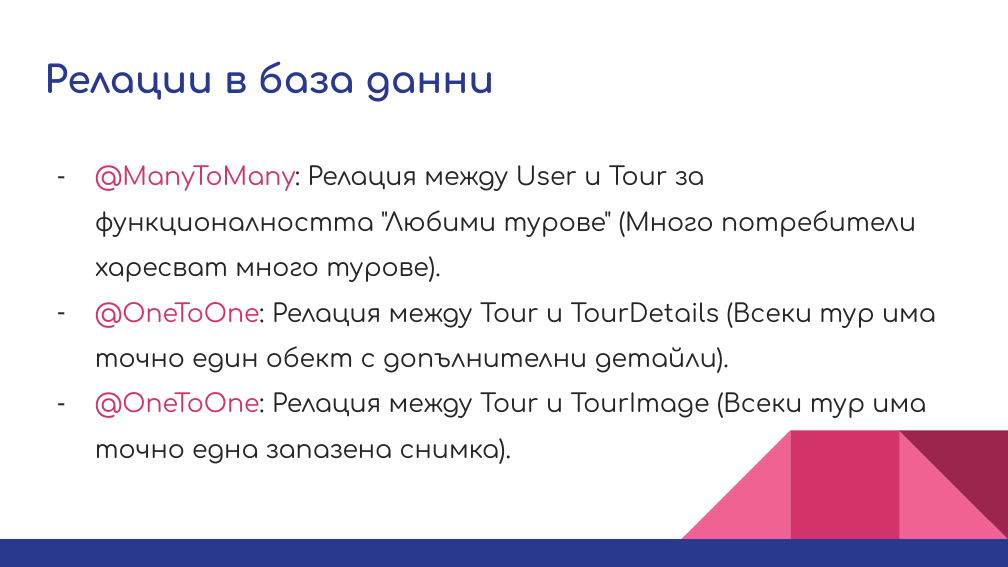
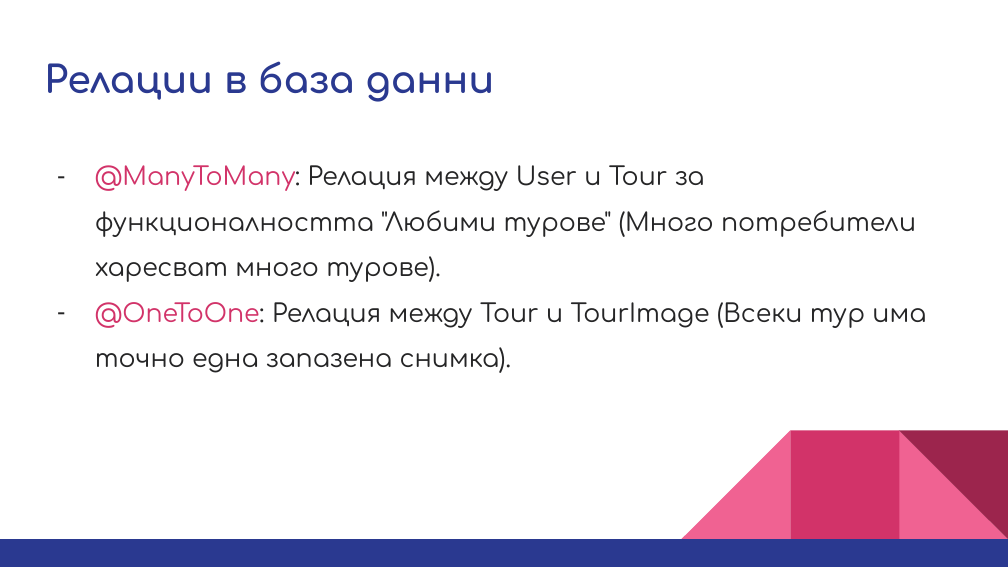
Before and after one commit to B0rislava/tour-reservation, a slide deck: slide 7 of docs/Tour-Reservation-Spring-Boot.pptx. Drawn at 1008x567 pixels with LibreOffice and Linux fonts; fonts in the diff are those of the drawing. Boxes give left, top, right and bottom in pixels: in the first picture for what was removed or moved away, otherwise in the second. Text is boxed around its words. In the diff, an @@ line names an element or a change of style, - is before the commit and + after.

Commit message:
Update presentation

```diff
--- a/docs/Tour-Reservation-Spring-Boot.pptx
+++ b/docs/Tour-Reservation-Spring-Boot.pptx
@@ text at (95, 302, 936, 373): paragraph removed @@
-– @OneToOne: Релация между Tour и TourDetails (Всеки тур има точно един обект с допълнителни детайли).
```
Also in this commit, not shown: 1 slide added.
